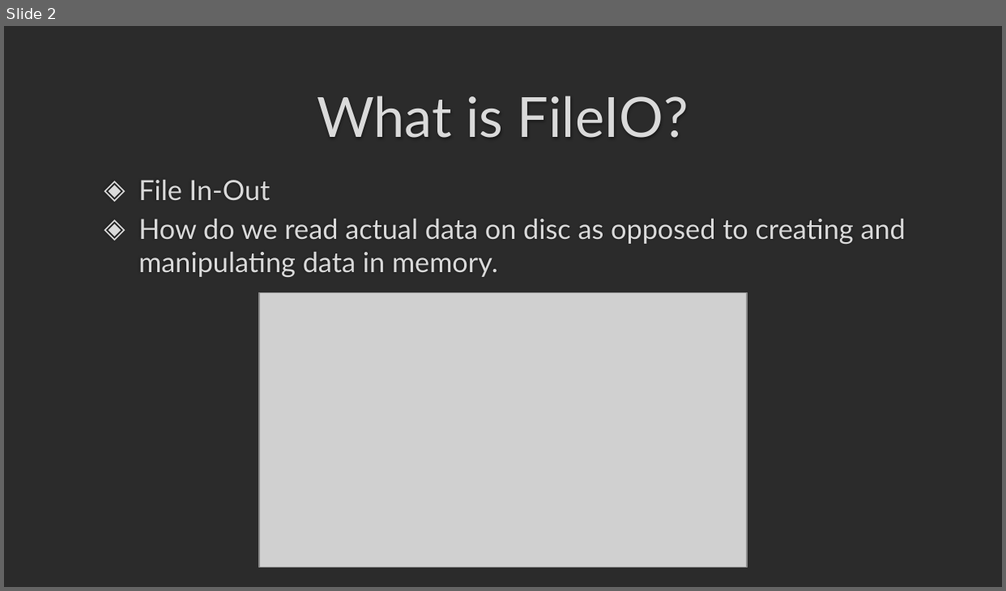
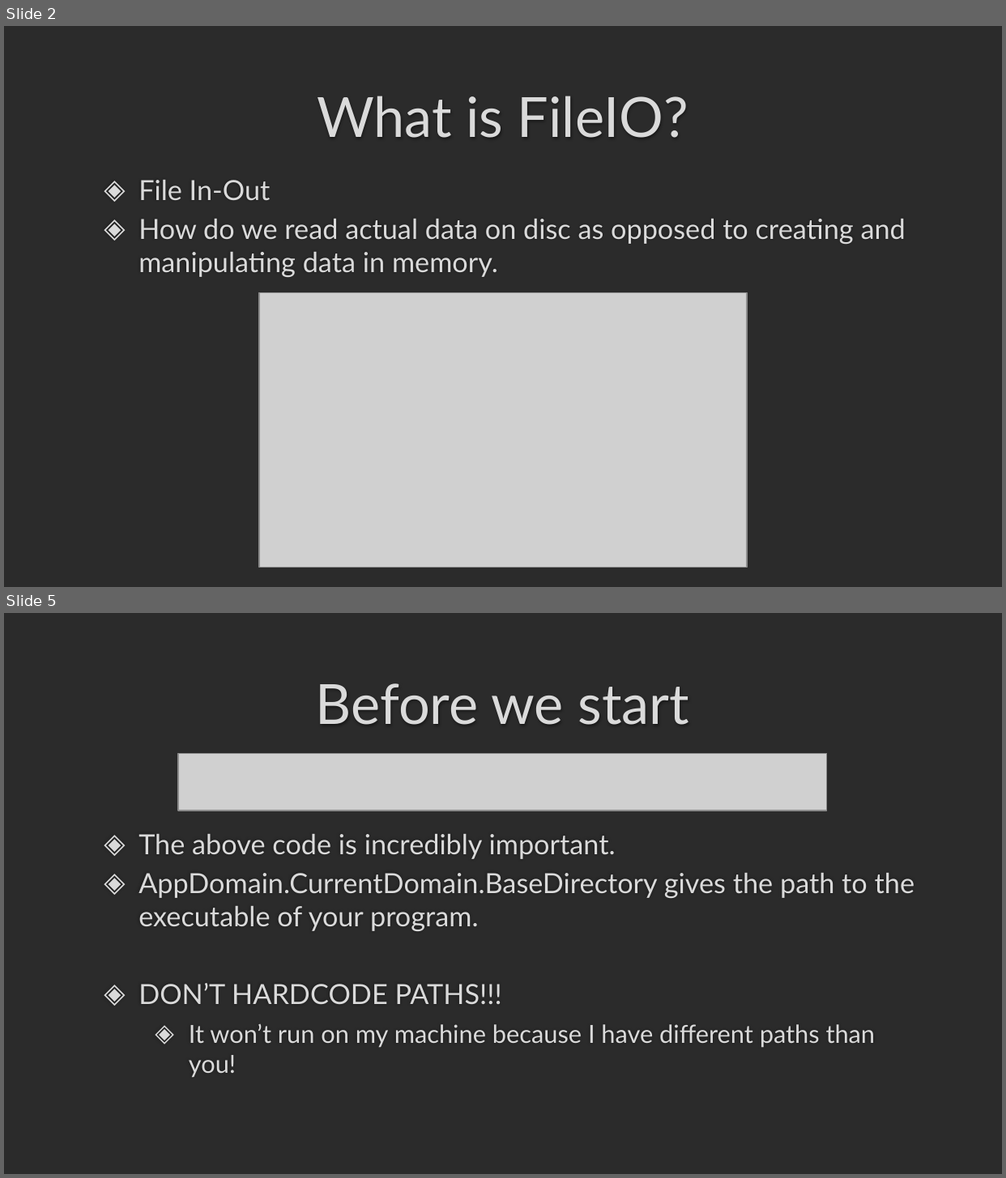
Before and after one commit to darrare/CS-3020, a slide deck: Documents/Powerpoints/3.0 FileIO.pptx. Shown one above the other, each under a label of ours: slide 2 before the commit, slides 2 and 5 after it; the slides between them are not shown. The pictures are 1006x591 and 1006x1178 pixels, drawn with LibreOffice and Linux fonts; fonts in the diff are those of the drawing; grey boxes stand for pictures; background and template pictures are left out; a plain dark background stands for a picture behind light text. Boxes give left, top, right and bottom in pixels: in the first picture for what was removed or moved away, otherwise in the second. Text is boxed around its words. In the diff, an @@ line names an element or a change of style, - is before the commit and + after.

```diff
--- a/Documents/Powerpoints/3.0 FileIO.pptx
+++ b/Documents/Powerpoints/3.0 FileIO.pptx
@@ slide 5 added at [4, 613, 1002, 1174], background picture (left out) @@
@@ title added at [316, 683, 688, 725], 40 pt, text #DADADA @@
+Before we start
@@ picture added at [179, 754, 827, 811] @@
@@ text added at [138, 834, 914, 1078], 20 pt, text #DADADA @@
+◈ The above code is incredibly important.
+◈ AppDomain.CurrentDomain.BaseDirectory gives the path to the executable of your program.
+◈ DON’T HARDCODE PATHS!!!
+  ◈ It won’t run on my machine because I have different paths than you!
```
Also in this commit, not shown: 2 slides changed, 1 other slide added, 1 slide removed, 1 other file.
